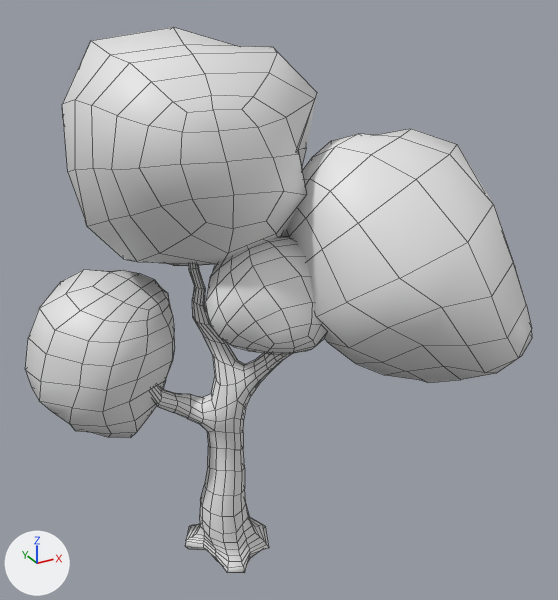
The FBX model BA3 Collab/Assets/Art/Environment/Landscape/meshes/tree3.fbx as it was, and as the next commit left it.
Rendered twice from a 50 mm lens placed at (-9.17, -20.7, 19.82), pointed at (2.39, 0.31, 9.31). The lights are fixed; the arrows at lower left show +X, +Y and +Z. Mesh edges are drawn as thin lines.

Names of what the first picture shows: 'tree3'.
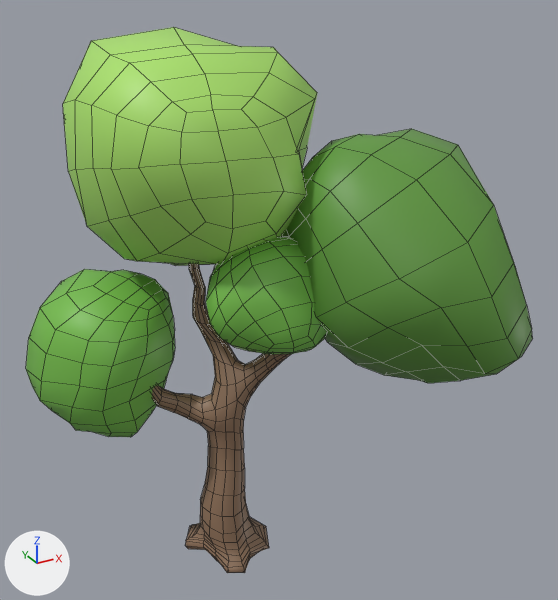
The newer file is also turned or shifted as a whole; pictures and numbers use the older file's frame.

The edits, one by one:
Picture 'tree3.png' (img_tree3_png) is new.
Material 'tree3' (mat_tree3) is new.
Its texture is img_tree3_png.
me_cylinder_003 has 998 vertices, 988 faces and spans x -5.6..9.1, y -6.4..7.3, z -0.2..18.0.
me_cylinder_003 no longer uses material mat_material_001 (white #e7e7e7).
me_cylinder_003 now uses material mat_tree3 (picture img_tree3_png).

What differs and where, as boxes [x1, y1, x2, y2] in the pictures (558 x 600 px):
'tree3', recoloured (grey to green)
    both: [25, 27, 533, 573]
